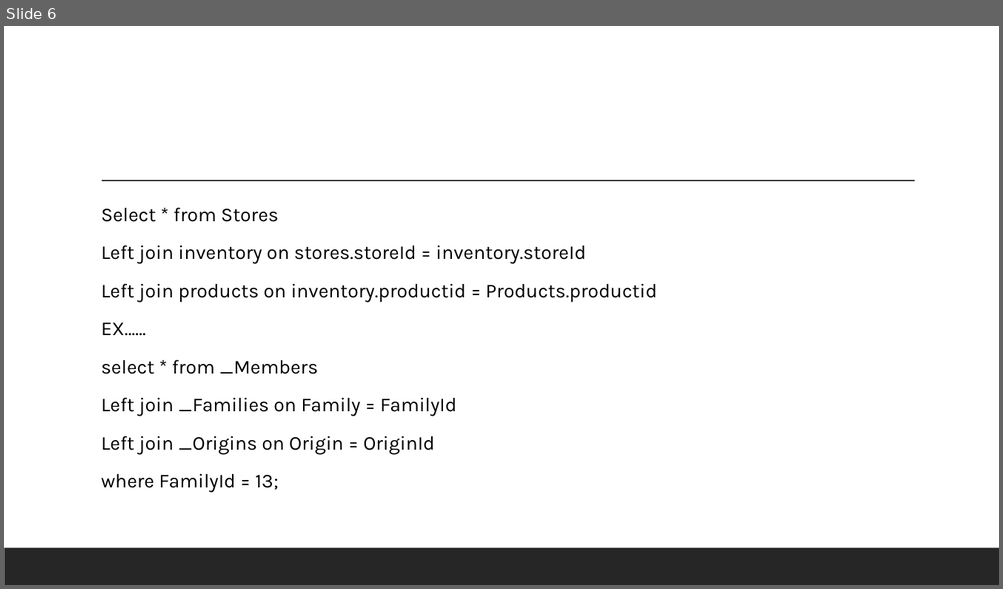
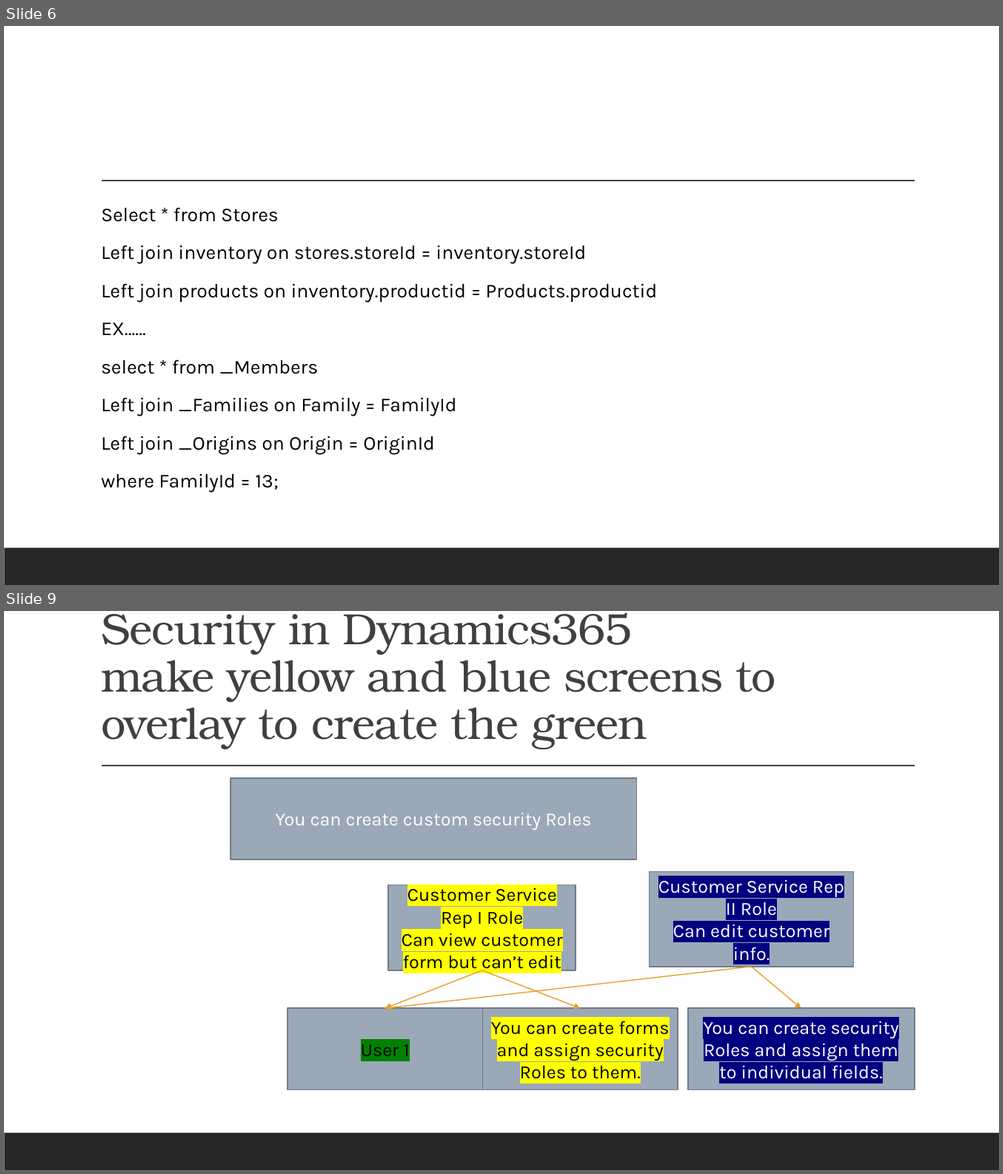
Before and after one commit to 041122-dynamics-uta/041122-dynamics-batch, a slide deck: demos/MarksDrawrings.pptx. Shown one above the other, each under a label of ours: slide 6 before the commit, slides 6 and 9 after it; the slides between them are not shown. The pictures are 1003x589 and 1003x1174 pixels, drawn with LibreOffice and Linux fonts; fonts in the diff are those of the drawing. Boxes give left, top, right and bottom in pixels: in the first picture for what was removed or moved away, otherwise in the second. Text is boxed around its words. In the diff, an @@ line names an element or a change of style, - is before the commit and + after.

```diff
--- a/demos/MarksDrawrings.pptx
+++ b/demos/MarksDrawrings.pptx
@@ slide 9 added at bbox=[4, 611, 999, 1170], background #FFFFFF; not listed: 2 template elements that a slide beside it also shows @@
@@ title added at bbox=[101, 612, 775, 749], 42.3 pt, text #404040 @@
+Security in Dynamics365
+make yellow and blue screens to overlay to create the green
@@ rectangle added at bbox=[230, 778, 636, 860], fill #9BA8B7, outline #737C87 1.25 pt, 18 pt, text #FFFFFF @@
+You can create custom security Roles
@@ rectangle added at bbox=[649, 872, 854, 967], fill #9BA8B7, outline #737C87 1.25 pt, 18 pt, text #FFFFFF @@
+Customer Service Rep II Role
+Can edit customer info.
@@ rectangle added at bbox=[388, 886, 575, 971], fill #9BA8B7, outline #737C87 1.25 pt, 18 pt, text #000000 @@
+Customer Service Rep I Role
+Can view customer form but can’t edit
@@ arrow added from (482, 971) to (385, 1008), #E6A02E 1 pt @@
@@ arrow added from (751, 967) to (385, 1008), #E6A02E 1 pt @@
@@ arrow added from (482, 971) to (580, 1008), #E6A02E 1 pt @@
@@ arrow added from (751, 967) to (801, 1008), #E6A02E 1 pt @@
@@ rectangle added at bbox=[287, 1008, 483, 1091], fill #9BA8B7, outline #737C87 1.25 pt, 18 pt, text #000000 @@
+User 1
@@ rectangle added at bbox=[482, 1008, 677, 1091], fill #9BA8B7, outline #737C87 1.25 pt, 18 pt, text #000000 @@
+You can create forms and assign security Roles to them.
@@ rectangle added at bbox=[688, 1008, 914, 1091], fill #9BA8B7, outline #737C87 1.25 pt, 18 pt, text #FFFFFF @@
+You can create security Roles and assign them to individual fields.
```
Also in this commit, not shown: 2 other slides added, 10 other files.
